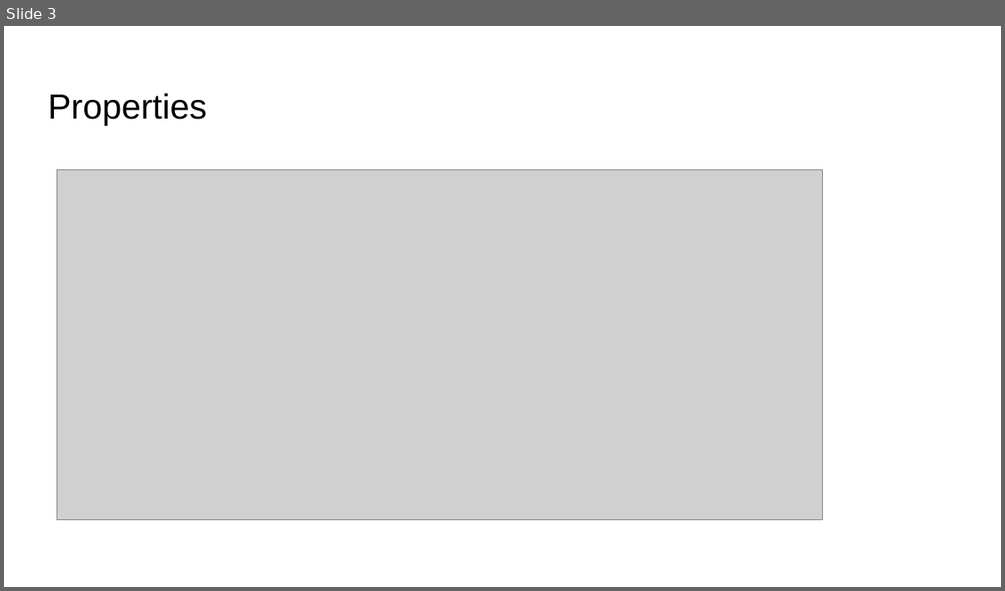
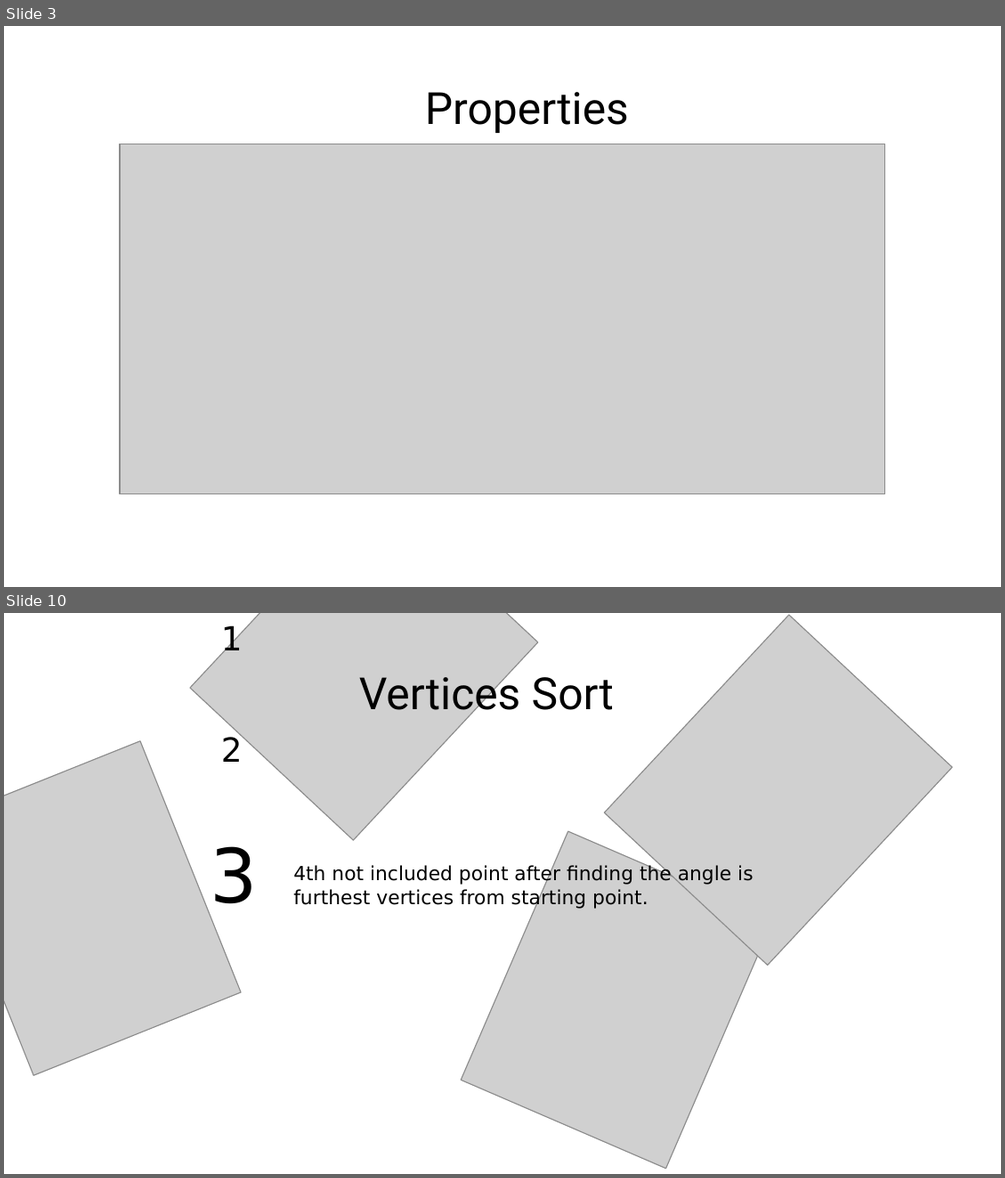
Before and after one commit to AnrozPerson/Classifying-Shapes-from-Coordinates, a slide deck: CAT T3 Design.pptx. Shown one above the other, each under a label of ours: slide 3 before the commit, slides 3 and 10 after it; the slides between them are not shown. The pictures are 1005x591 and 1005x1178 pixels, drawn with LibreOffice and Linux fonts; fonts in the diff are those of the drawing; grey boxes stand for pictures; background and template pictures are left out. Boxes give left, top, right and bottom in pixels: in the first picture for what was removed or moved away, otherwise in the second. Text is boxed around its words. In the diff, an @@ line names an element or a change of style, - is before the commit and + after.

```diff
--- a/CAT T3 Design.pptx
+++ b/CAT T3 Design.pptx
@@ slide 10 added at bbox=[4, 613, 1001, 1174], background #FFFFFF @@
@@ group added at bbox=[4, 613, 952, 1167]: 4 pictures @@
@@ text added at bbox=[221, 624, 243, 655], 24 pt, text #000000 @@
+1
@@ text added at bbox=[359, 668, 614, 720], 32 pt, text #000000 @@
+Vertices Sort
@@ text added at bbox=[221, 735, 243, 762], 24 pt, text #000000 @@
+2
@@ text added at bbox=[210, 846, 257, 918], 54 pt, text #000000 @@
+3
@@ text added at bbox=[293, 865, 752, 908], 14 pt, text #000000 @@
+4th not included point after finding the angle is furthest vertices from starting point.
@@ slide 3 changed as well @@
@@ text "Properties": place and size @@
-text "Properties" at bbox=[48, 93, 207, 126]
+text "Properties" at bbox=[425, 92, 629, 133]
@@ text "Properties" at bbox=[425, 92, 629, 133]: size 25.2 to 32 pt, font Arial to Roboto @@
@@ picture: place and size @@
-picture at bbox=[57, 169, 823, 519]
+picture at bbox=[120, 143, 885, 493]
```
Also in this commit, not shown: 5 other slides changed, 7 other slides added, 4 slides removed, 1 other file.
